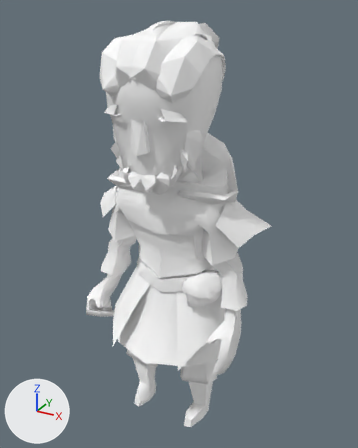
What one commit did to the glTF model public/assets/characters/people/rpg_wizard.glb.
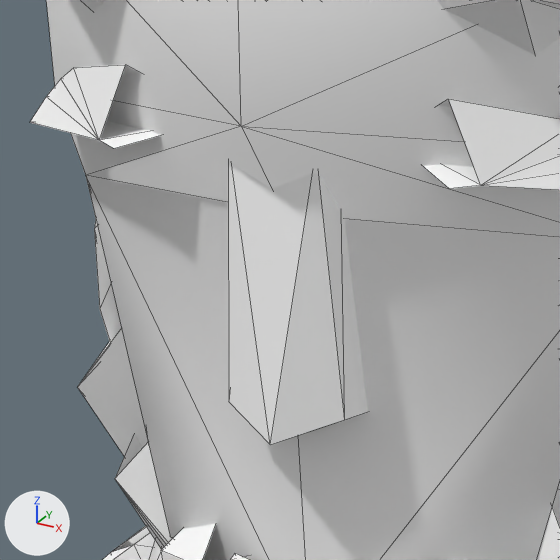
There are two pictures of each version: one whole from a camera (50 mm lens) standing at (163.9, -287.5, 310.2) and looking at (-0.2, 10.9, 161.0), one close up on the part from 28% to 49% of the width and 21% to 38% of the height. The axes (+X, +Y, +Z) are drawn at lower left. The lights are the same throughout. The last two pictures show the newer version. The close-ups show mesh edges as thin lines. Where no turn or scale is listed for an object, it has been applied to the vertices. Vertices at exactly the same position are counted once.

In view in the first close-up: 'BaseHuman'.
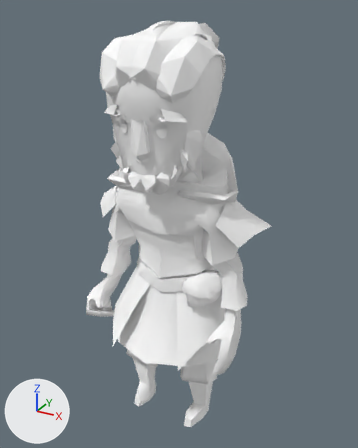
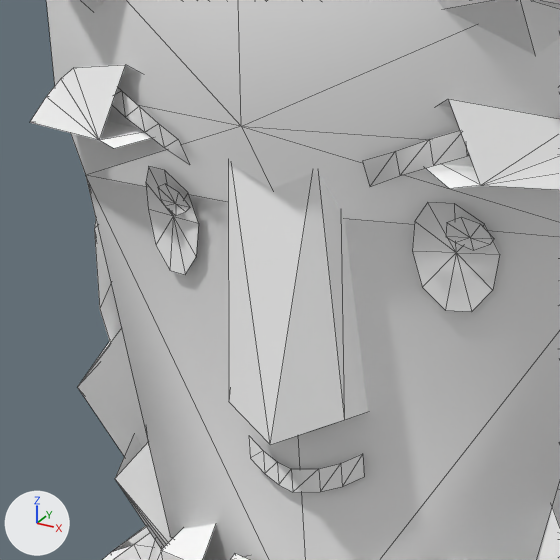
What the commit changed:
me_mesh_0 is used by ob_basehuman; location (0.0, 0.0, 0.0).
me_mesh_0 had 1300 vertices, 2268 faces and spanned x -71.0..69.0, y -46.0..57.0, z -1.0..302.0.
me_mesh_0 now has 1374 vertices, 2332 faces and spans x -71.0..69.0, y -46.0..57.0, z -1.0..302.0.
me_mesh_0 part 1: a new loose piece of 14 vertices spanning x -6.0..6.0, y -39.0..-37.0, z 221.0..225.0, in mat_person (white #ffffff).
Part 2, on me_mesh_0:
60 vertices are added at x -19.0..19.0, y -41.0..-34.0, z 238.0..254.0.
52 new faces join them.

Where the change shows, as pixel boxes (x1, y1, x2, y2) in the close-ups (560 x 560 px):
part 1 of me_mesh_0, added: after (249, 436, 364, 492)
part 2 of me_mesh_0, added: after (112, 88, 500, 312)
